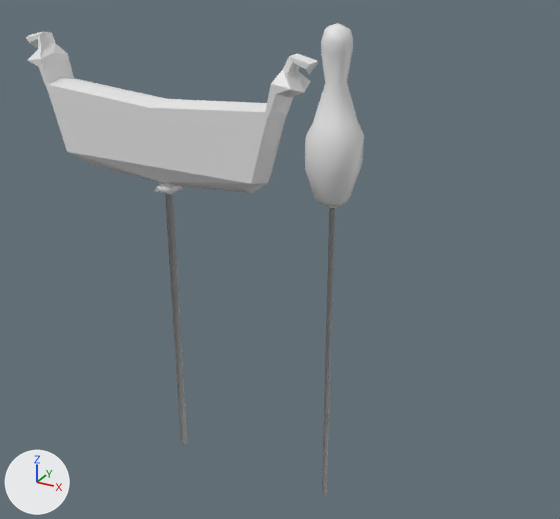
What one commit did to the Blender file art/models/props/balloons/balloons.blend.
The view is the same before and after, from a camera (50 mm lens) standing at (1.24, -2.68, 2.5) and looking at (-0.29, 0.09, 1.12). Lighting does not change. The marker at lower left points along +X, +Y and +Z. The first picture is the older version.

Objects in the first picture: 'Boat Balloon', 'BowlingPinBalloon'.
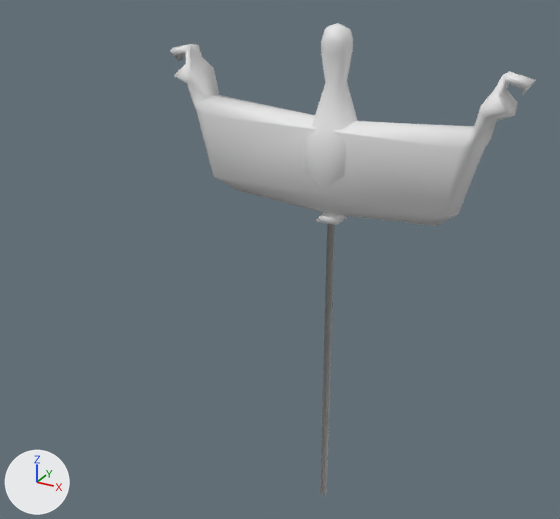
Changed parts and their boxes (x1, y1, x2, y2) in the pictures (560 x 519 px):
'boat_balloon', added
    after: (170, 44, 536, 494)
'Boat Balloon', deleted
    before: (26, 32, 319, 446)

Edits to the bpy script that builds the scene:
```text
Add me_plane_002_1:
    me_plane_002_1.from_pydata(...)  # 144 vertices, 132 faces; spans x -30.7..29.7, y -3.4..3.7, z 0.0..83.0
    me_plane_002_1.polygons.foreach_set('use_smooth', [True] * 132)
Remove ob_boat_balloon:
    ob_boat_balloon = bpy.data.objects.new('Boat Balloon', me_plane_002)
    ob_boat_balloon.location = (-0.812, -0.004, -0.032)
    ob_boat_balloon.scale = (0.0245, 0.0245, 0.0245)
Add ob_boat_balloon_1:
    ob_boat_balloon_1 = bpy.data.objects.new('boat_balloon', me_plane_002_1)
    ob_boat_balloon_1.location = (0.0, 0.0, 0.0)
    ob_boat_balloon_1.scale = (0.0245, 0.0245, 0.0245)
```
